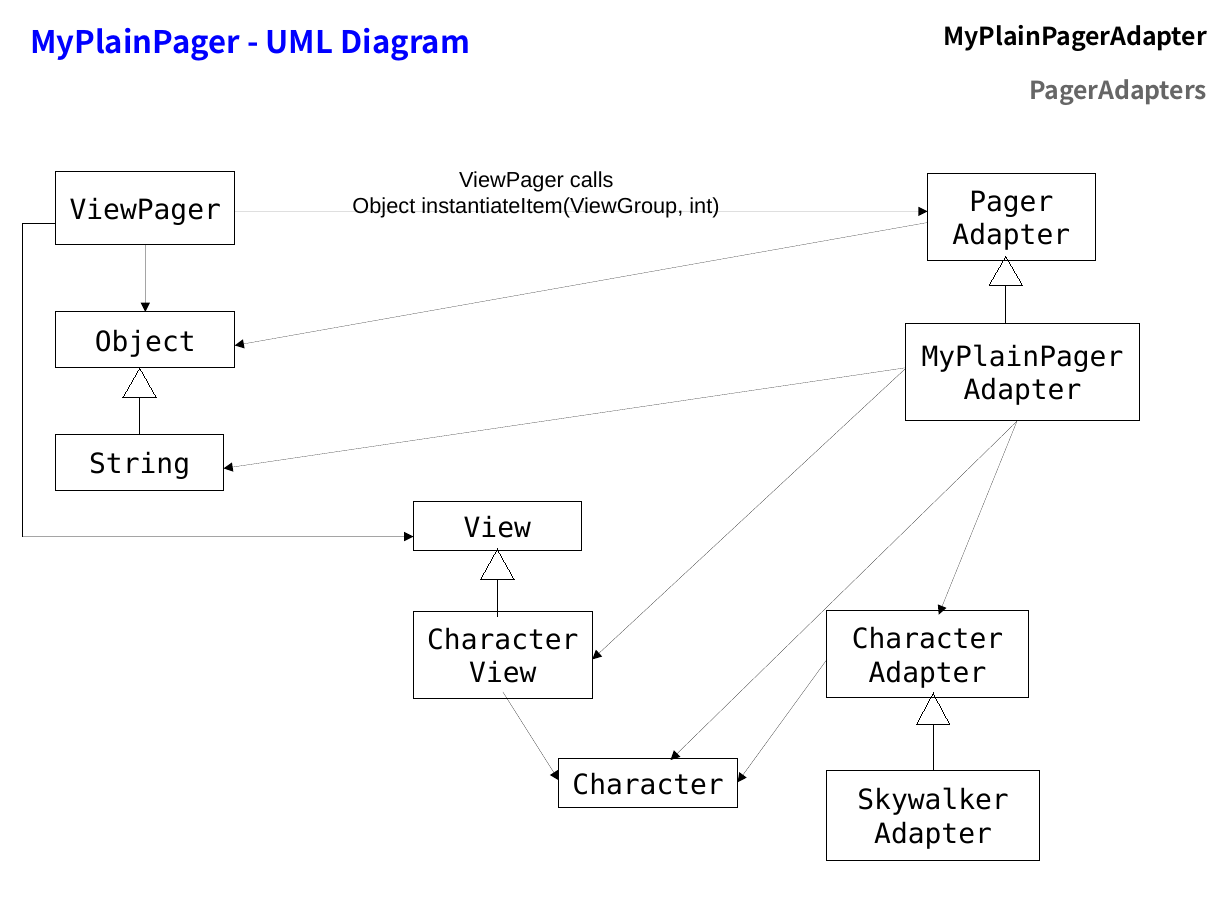
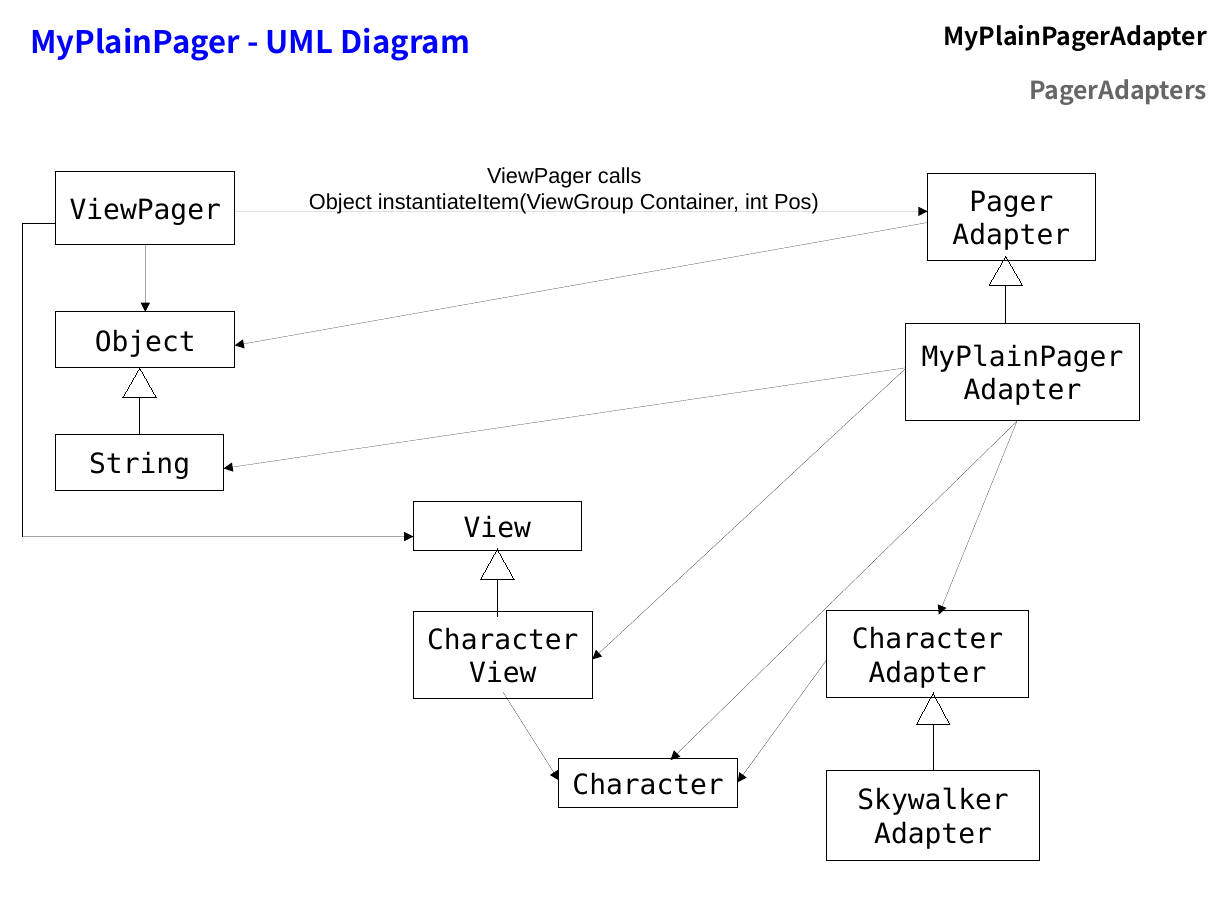
Before and after one commit to flocela/PagerAdaptersHandouts, a slide deck: slide 23 of PagerAdapterPresentation.odp (slide 18 before the commit). Drawn at 1232x924 pixels with LibreOffice and Linux fonts; fonts in the diff are those of the drawing. Boxes give left, top, right and bottom in pixels: in the first picture for what was removed or moved away, otherwise in the second. Text is boxed around its words. In the diff, an @@ line names an element or a change of style, - is before the commit and + after.

```diff
--- a/PagerAdapterPresentation.odp
+++ b/PagerAdapterPresentation.odp
@@ text "ViewPager calls": place and size @@
-text "ViewPager calls" at [352, 171, 719, 218]
+text "ViewPager calls" at [309, 167, 819, 214]
@@ text at [309, 193, 819, 214]: text changed @@
-Object instantiateItem(ViewGroup, int)
+Object instantiateItem(ViewGroup Container, int Pos)
```
Also in this commit, not shown: 31 other slides changed, 10 slides added, 3 slides removed, 11 other files.
